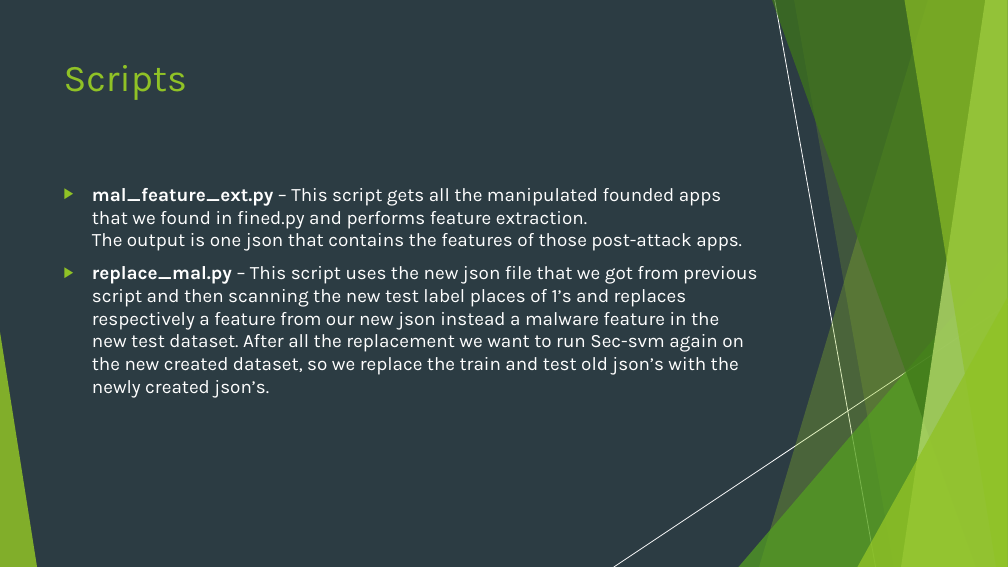
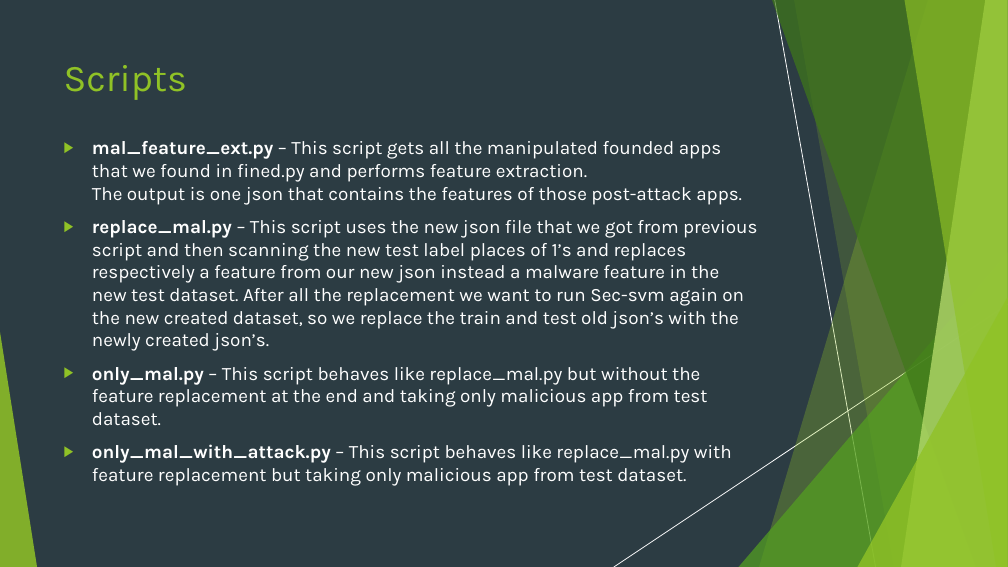
Before and after one commit to nivtal9/Sec-SVM-Final-Project, a slide deck: slide 11 of Sec-svm-demonstration.pptx. Drawn at 1008x567 pixels with LibreOffice and Linux fonts; fonts in the diff are those of the drawing. Boxes give left, top, right and bottom in pixels: in the first picture for what was removed or moved away, otherwise in the second. Text is boxed around its words. In the diff, an @@ line names an element or a change of style, - is before the commit and + after.

Commit message:
added scripts for various testing and final_results.txt

```diff
--- a/Sec-svm-demonstration.pptx
+++ b/Sec-svm-demonstration.pptx
@@ text "mal_feature_ext.py – This script gets ...": place and size @@
-text "mal_feature_ext.py – This script gets ..." at (92, 188, 757, 398)
+text "mal_feature_ext.py – This script gets ..." at (92, 141, 757, 486)
@@ text at (92, 367, 732, 486): paragraphs added @@
+▶ only_mal.py – This script behaves like replace_mal.py but without the feature replacement at the end and taking only malicious app from test dataset.
+▶ only_mal_with_attack.py – This script behaves like replace_mal.py with feature replacement but taking only malicious app from test dataset.
```
Also in this commit, not shown: 2 other slides changed, 9 slides added, 3 other files.
